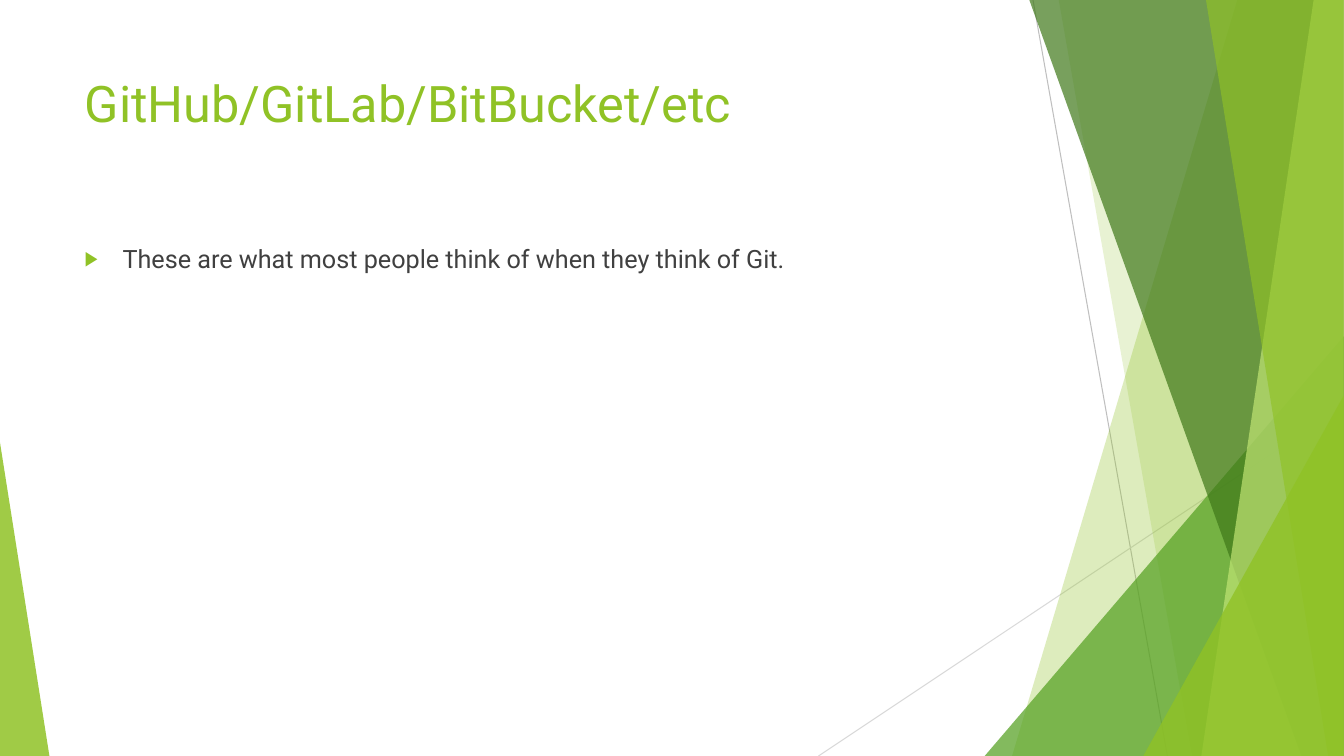
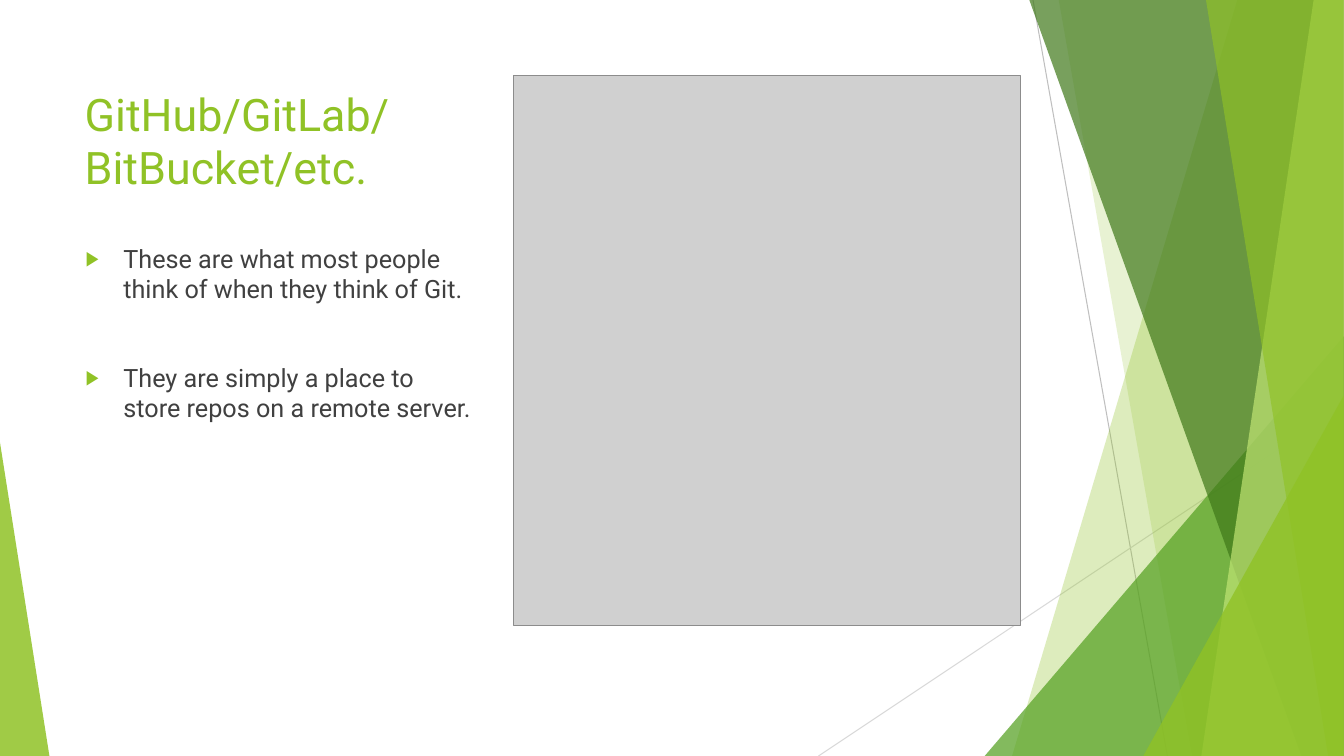
Before and after one commit to sethkaz/git-presentation, a slide deck: slide 11 of Git and LV.pptx. Drawn at 1344x756 pixels with LibreOffice and Linux fonts; fonts in the diff are those of the drawing; grey boxes stand for pictures. Boxes give left, top, right and bottom in pixels: in the first picture for what was removed or moved away, otherwise in the second. Text is boxed around its words. In the diff, an @@ line names an element or a change of style, - is before the commit and + after.

```diff
--- a/Git and LV.pptx
+++ b/Git and LV.pptx
@@ title "GitHub/GitLab/ BitBucket/etc." at <box>85,97,389,187</box>: vertical alignment top to middle @@
@@ picture added at <box>513,76,1020,626</box> @@
@@ title at <box>85,97,389,187</box>: text changed; size 36 to 32 pt @@
-GitHub/GitLab/BitBucket/etc
+GitHub/GitLab/
+BitBucket/etc.
@@ text at <box>123,368,470,422</box>: paragraph added @@
+▶ They are simply a place to store repos on a remote server.
```
Also in this commit, not shown: 9 other slides changed, 1 slide added.
